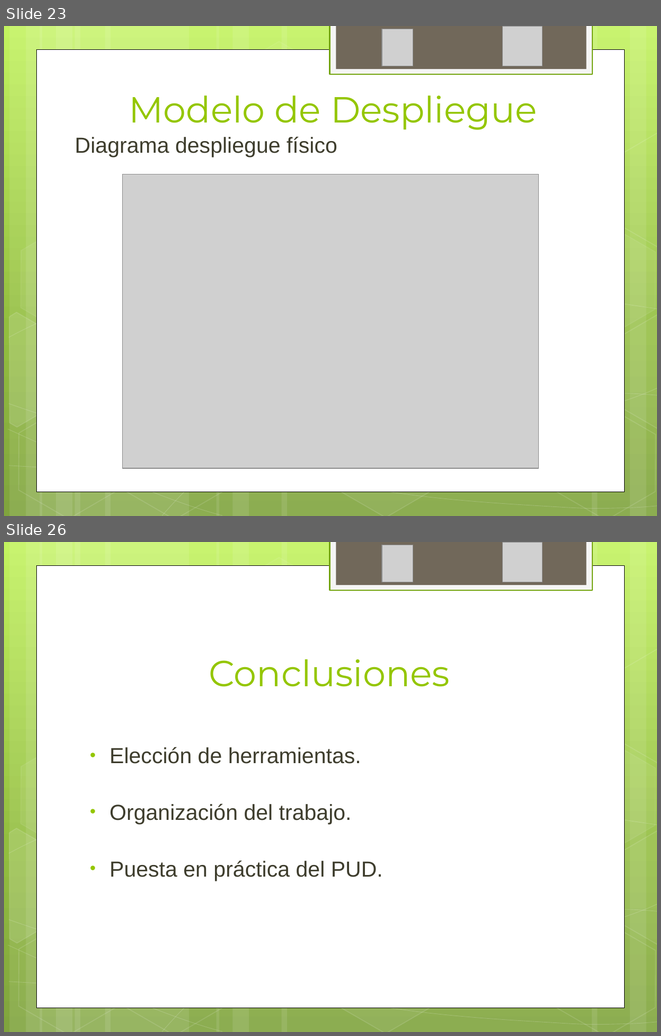
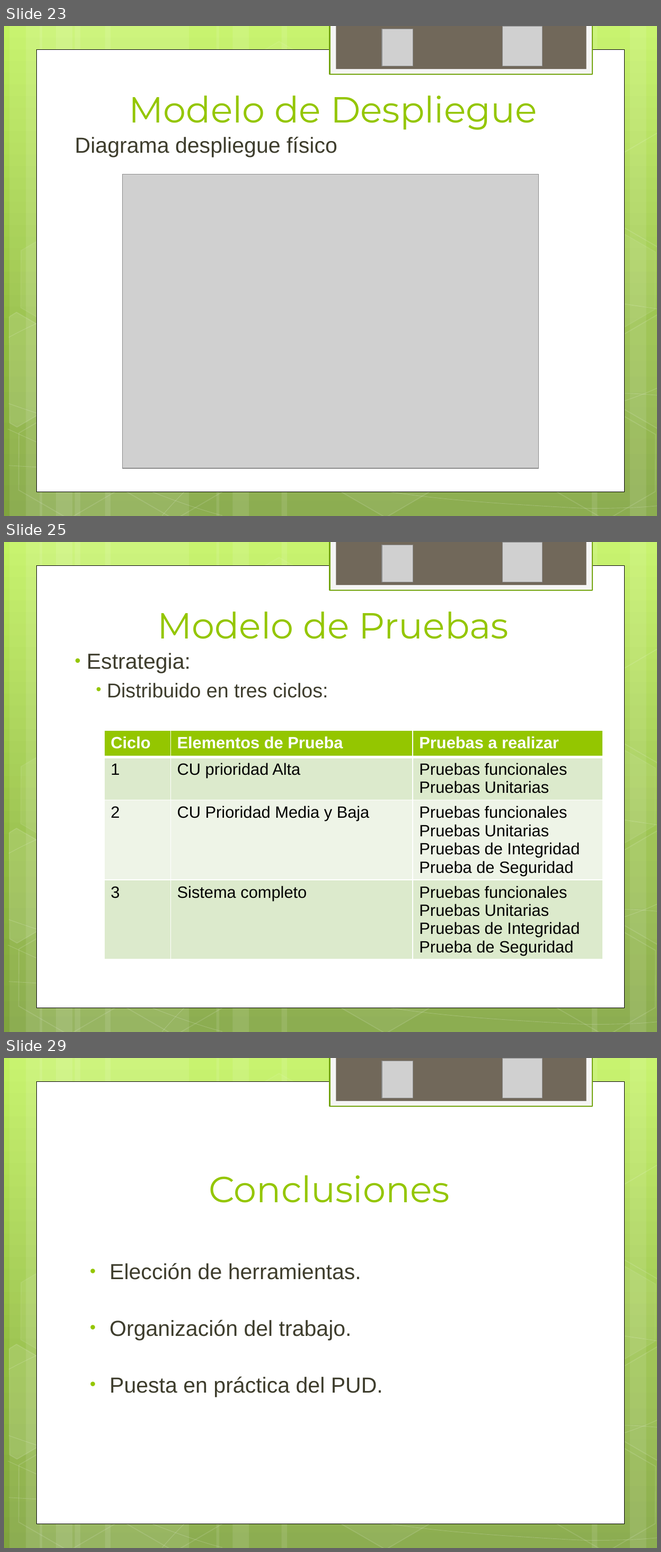
Before and after one commit to ptissera/habilitacion-profesional-2012-4k4, a slide deck: Documentacion/Proyecto/Iteracion3/Presentacion 3 - Modelos del Sistema.pptx. Shown one above the other, each under a label of ours: slides 23 and 26 before the commit, slides 23, 25 and 29 after it; the slides between them are not shown. The pictures are 661x1036 and 661x1552 pixels, drawn with LibreOffice and Linux fonts; fonts in the diff are those of the drawing; grey boxes stand for pictures. Boxes give left, top, right and bottom in pixels: in the first picture for what was removed or moved away, otherwise in the second. Text is boxed around its words. In the diff, an @@ line names an element or a change of style, - is before the commit and + after.

Commit message:
Modelo de testing

```diff
--- a/Documentacion/Proyecto/Iteracion3/Presentacion 3 - Modelos del Sistema.pptx
+++ b/Documentacion/Proyecto/Iteracion3/Presentacion 3 - Modelos del Sistema.pptx
@@ slide 25 added at (4, 542, 657, 1032), background gradient #C3F35F to #93BF3F to #81A53E; not listed: 31 template elements that a slide beside it also shows @@
@@ picture added at (382, 545, 413, 582) @@
@@ picture added at (503, 543, 542, 582) @@
@@ title added at (157, 611, 509, 639), 40 pt, text #94C600 @@
+Modelo de Pruebas
@@ text added at (87, 653, 328, 698), 22 pt, text #3E3D2D @@
+• Estrategia:
+  • Distribuido en tres ciclos:
@@ table added at (105, 730, 603, 972), 4 rows, 3 columns @@
+Ciclo | Elementos de Prueba | Pruebas a realizar
+1 | CU prioridad Alta | Pruebas funcionales / Pruebas Unitarias
+2 | CU Prioridad Media y Baja | Pruebas funcionales / Pruebas Unitarias / Pruebas de Integridad / Prueba de Seguridad
+3 | Sistema completo | Pruebas funcionales / Pruebas Unitarias / Pruebas de Integridad / Prueba de Seguridad
@@ what was slide 26 is now slide 29 @@
```
Also in this commit, not shown: 2 slides changed, 2 other slides added.
